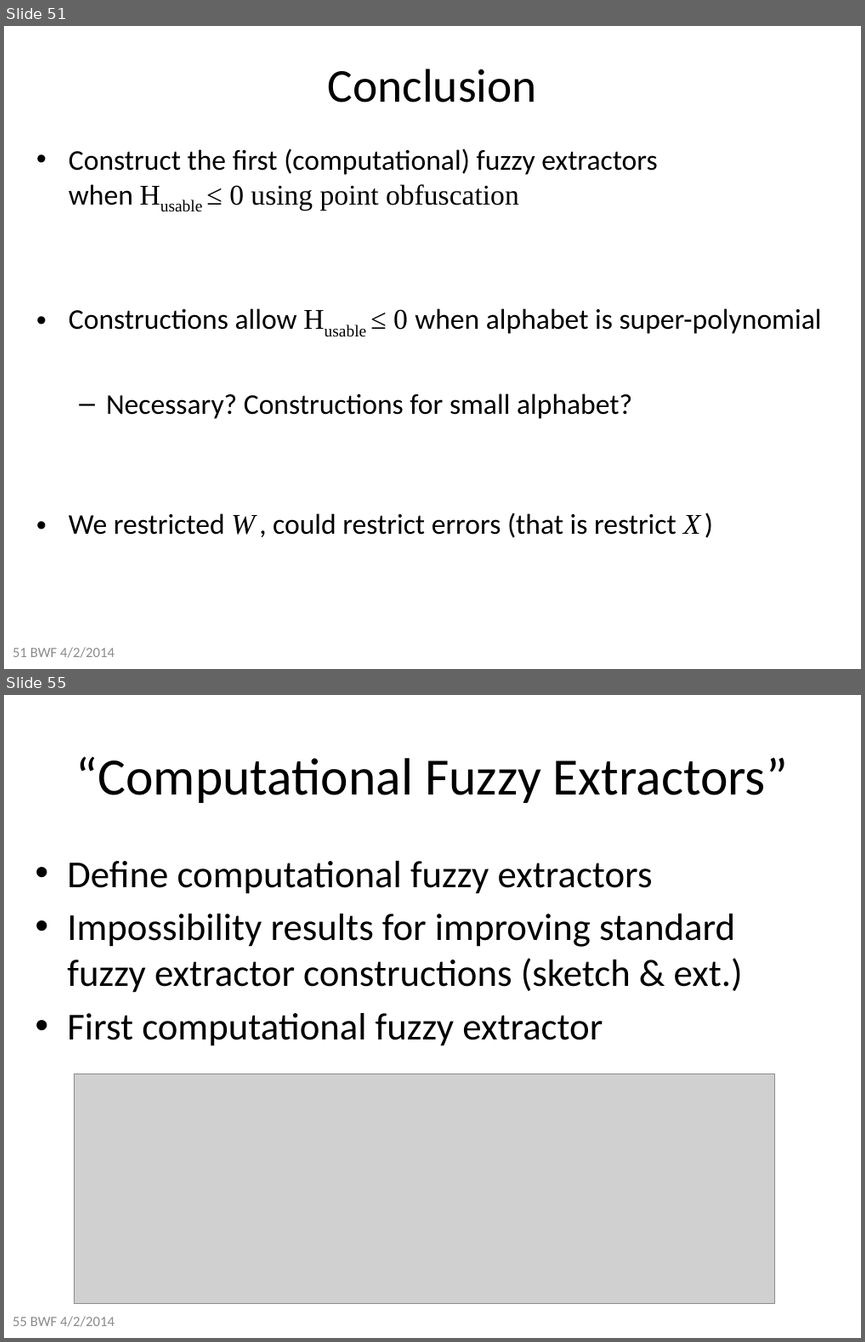
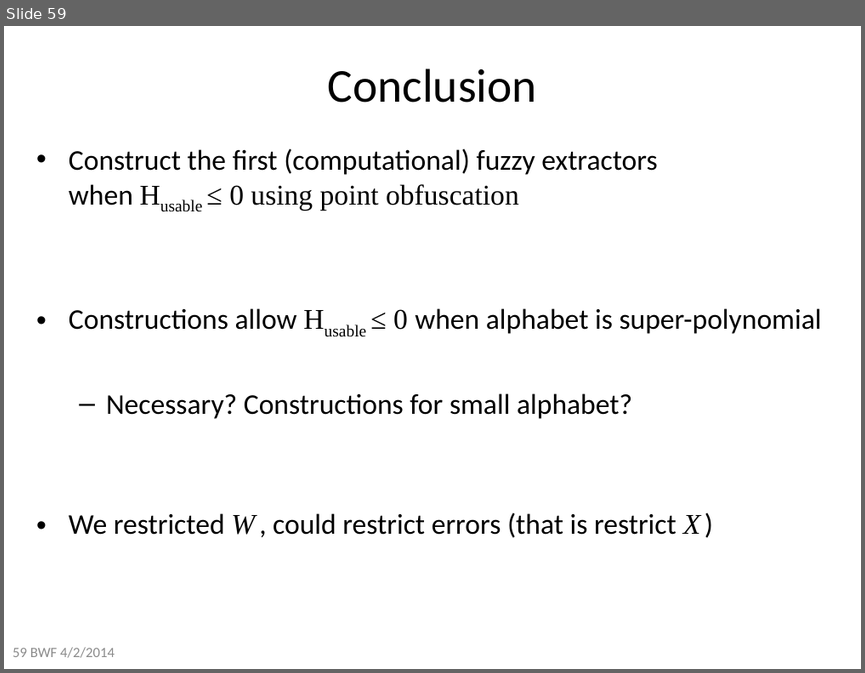
Before and after one commit to xianruimeng/comp-fuzzy-ext, a slide deck: constantRate/KeyDerivationWithNegativeUsable.pptx. Shown one above the other, each under a label of ours: slides 51 and 55 before the commit, slide 59 after it; the slides between them are not shown. The pictures are 865x1342 and 865x673 pixels, drawn with LibreOffice and Linux fonts; fonts in the diff are those of the drawing; grey boxes stand for pictures. Boxes give left, top, right and bottom in pixels: in the first picture for what was removed or moved away, otherwise in the second. Text is boxed around its words. In the diff, an @@ line names an element or a change of style, - is before the commit and + after.

```diff
--- a/constantRate/KeyDerivationWithNegativeUsable.pptx
+++ b/constantRate/KeyDerivationWithNegativeUsable.pptx
@@ slide 55 removed at (x1=4, y1=695, x2=861, y2=1338), background #FFFFFF @@
@@ title removed at (x1=76, y1=756, x2=788, y2=803) @@
-“Computational Fuzzy Extractors”
@@ text removed at (x1=67, y1=861, x2=743, y2=1046) @@
-• Define computational fuzzy extractors
-• Impossibility results for improving standard fuzzy extractor constructions (sketch & ext.)
-• First computational fuzzy extractor
@@ picture removed at (x1=75, y1=1074, x2=774, y2=1304) @@
@@ text removed at (x1=12, y1=1315, x2=114, y2=1327) @@
-55 BWF 4/2/2014
@@ what was slide 51 is now slide 59 @@
@@ text at (x1=12, y1=646, x2=114, y2=658): text changed @@
-51 BWF 4/2/2014
+59 BWF 4/2/2014
```
Also in this commit, not shown: 1 slide changed, 8 slides added, 4 other slides removed, 1 other file.
